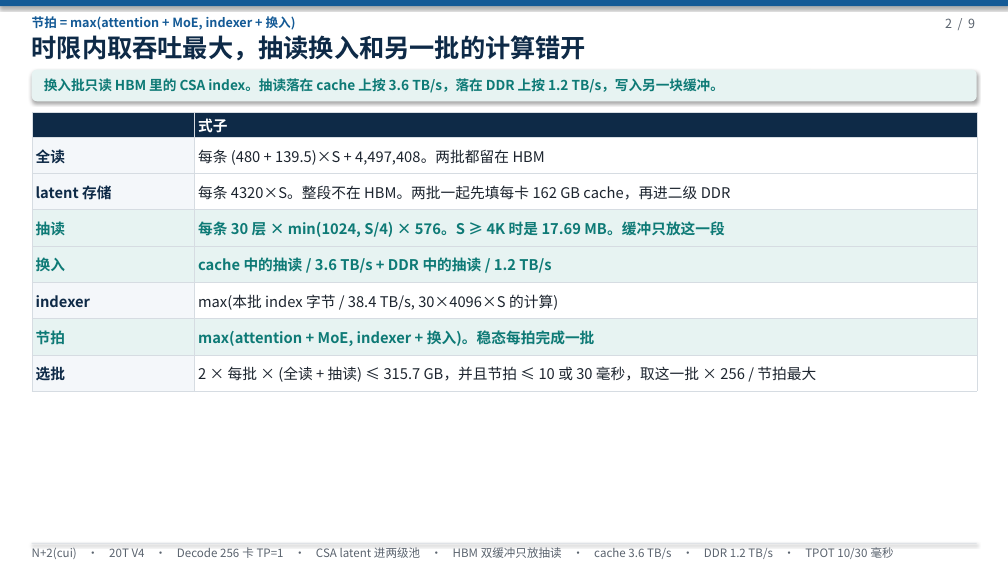
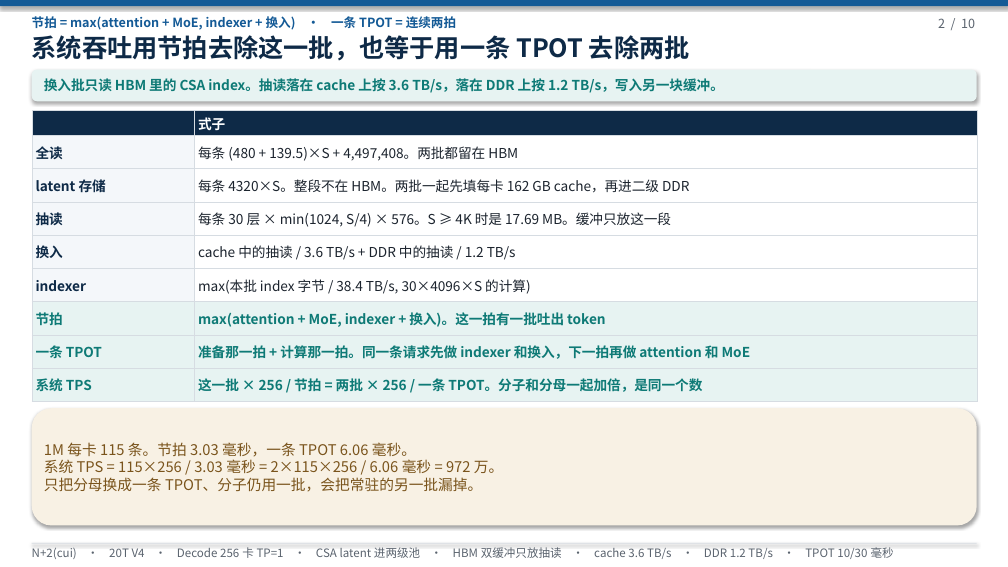
Before and after one commit to 69515164-rgb/UCL-MPComm, a slide deck: slide 2 of docs/N+2(cui)-20T-V4-两级池放CSA LATENT HBM DB抽读-590A.pptx. Drawn at 1008x567 pixels with LibreOffice and Linux fonts; fonts in the diff are those of the drawing. Boxes give left, top, right and bottom in pixels: in the first picture for what was removed or moved away, otherwise in the second. Text is boxed around its words. In the diff, an @@ line names an element or a change of style, - is before the commit and + after.

```diff
--- a/docs/N+2(cui)-20T-V4-两级池放CSA LATENT HBM DB抽读-590A.pptx
+++ b/docs/N+2(cui)-20T-V4-两级池放CSA LATENT HBM DB抽读-590A.pptx
@@ text at <box>32,16,456,30</box>: text changed @@
-节拍 = max(attention + MoE, indexer + 换入)
+节拍 = max(attention + MoE, indexer + 换入) · 一条 TPOT = 连续两拍
@@ text at <box>938,18,975,28</box>: text changed @@
-2 / 9
+2 / 10
@@ text at <box>32,35,690,61</box>: text changed @@
-时限内取吞吐最大，抽读换入和另一批的计算错开
+系统吞吐用节拍去除这一批，也等于用一条 TPOT 去除两批
@@ table at <box>32,110,977,399</box> @@
-row 7: 节拍 | max(attention + MoE, indexer + 换入)。稳态每拍完成一批
-row 8: 选批 | 2 × 每批 × (全读 + 抽读) ≤ 315.7 GB，并且节拍 ≤ 10 或 30 毫秒，取这一批 × 256 / 节拍最大
+row 7: 节拍 | max(attention + MoE, indexer + 换入)。这一拍有一批吐出 token
+row 8: 一条 TPOT | 准备那一拍 + 计算那一拍。同一条请求先做 indexer 和换入，下一拍再做 attention 和 MoE
+row 9: 系统 TPS | 这一批 × 256 / 节拍 = 两批 × 256 / 一条 TPOT。分子和分母一起加倍，是同一个数
@@ rounded rectangle added at <box>32,408,977,526</box>, fill #F8F1E4 @@
@@ text added at <box>44,442,503,492</box>, 14 pt, text #7A541C @@
+1M 每卡 115 条。节拍 3.03 毫秒，一条 TPOT 6.06 毫秒。
+系统 TPS = 115×256 / 3.03 毫秒 = 2×115×256 / 6.06 毫秒 = 972 万。
+只把分母换成一条 TPOT、分子仍用一批，会把常驻的另一批漏掉。
```
Also in this commit, not shown: 8 other slides changed, 1 slide added, 1 other file.
